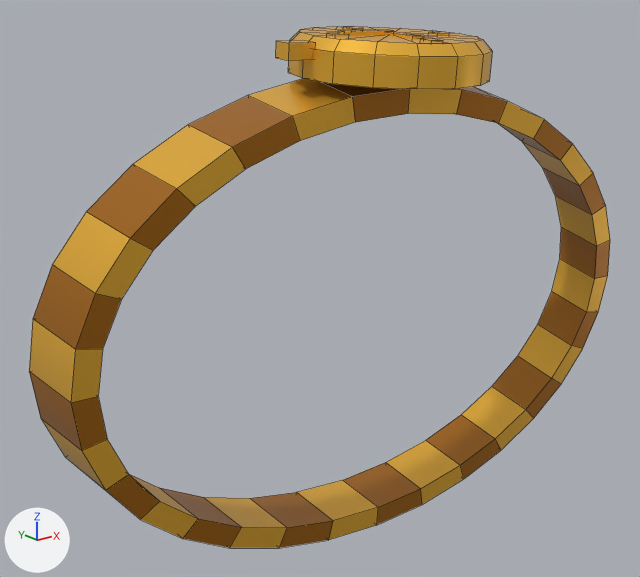
Two versions of the FBX model Assets/ZonkContent/Art/Models/Wrist/Wrist_GoldWatch.fbx, one commit apart.
Camera for both pictures: a 50 mm camera at (-0.544, -0.201, 0.27) aimed at (-0.101, 0.352, 0.049). The axes (+X, +Y, +Z) are drawn at lower left. The lights are the same throughout. The picture after the commit comes second. Mesh edges are drawn as thin lines. Where no turn or scale is listed for an object, it has been applied to the vertices.

Names of what the first picture shows: 'Wrist_GoldWatch'.
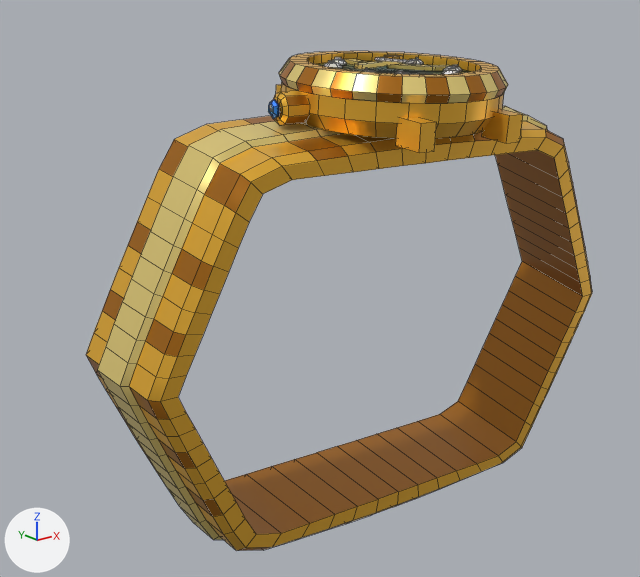
Boxes (x1, y1, x2, y2) around the edits, measured in the pictures (640 x 577 px; the box of a moved part takes in the faces that stretch with it):
'Wrist_GoldWatch', reshaped (13% narrower)
    before: (29, 27, 610, 548)
    after: (86, 51, 592, 551)
part 1 of me_wrist_goldwatch, moved or reshaped (not visible afterwards)
    before: (421, 39, 443, 42)
part 2 of me_wrist_goldwatch, moved or reshaped
    before: (388, 32, 424, 39)
    after: (398, 70, 404, 73)
part 3 of me_wrist_goldwatch, moved or reshaped (not visible afterwards)
    before: (338, 30, 394, 36)
part 4 of me_wrist_goldwatch, moved or reshaped (not visible afterwards)
    before: (327, 33, 349, 36)
part 5 of me_wrist_goldwatch, moved or reshaped
    before: (276, 40, 316, 61)
    after: (328, 60, 335, 63)
part 6 of me_wrist_goldwatch, moved or reshaped
    before: (343, 27, 363, 30)
    after: (344, 59, 367, 65)
part 7 of me_wrist_goldwatch, moved or reshaped (not visible afterwards)
    before: (429, 32, 449, 35)
part 8 of me_wrist_goldwatch, added
    after: (433, 65, 451, 71)
part 9 of me_wrist_goldwatch, added
    after: (387, 64, 433, 71)
part 10 of me_wrist_goldwatch, rebuilt (13% narrower)
    before: (29, 79, 610, 548)
    after: (86, 106, 592, 551)
part 11 of me_wrist_goldwatch, rebuilt
    before: (288, 27, 493, 90)
    after: (317, 63, 469, 74)
part 12 of me_wrist_goldwatch, built on (brown)
    after: (268, 51, 523, 153)

What changed in the scene script:
```text
Change me_wrist_goldwatch:
    used by ob_wrist_goldwatch; location = (0.0, 0.0, 0.0)
    remove me_wrist_goldwatch.from_pydata(...)  # 268 vertices, 282 faces; spans x -0.339..0.226, y 0.239..0.395, z -0.175..0.258
    add me_wrist_goldwatch.from_pydata(...)  # 1264 vertices, 1264 faces; spans x -0.299..0.184, y 0.215..0.41, z -0.149..0.238
    me_wrist_goldwatch part 1: the loose piece of 8 vertices spanning x -0.072..-0.06, y 0.261..0.274, z 0.247..0.251 is scaled about its middle by (0.916, 1.64, 1.05), then moved by (-0.001, -0.005, -0.026)
    me_wrist_goldwatch part 2: the loose piece of 8 vertices spanning x -0.07..-0.056, y 0.282..0.316, z 0.249..0.255 is scaled about its middle by (0.123, 0.157, 0.319), then moved by (-0.028, -0.027, -0.023)
    me_wrist_goldwatch part 3: the loose piece of 8 vertices spanning x -0.107..-0.061, y 0.311..0.324, z 0.251..0.256 is multiplied about its middle by the matrix ((0.058, -0.104, -0.008), (0.104, 0.058, -0.004), (0.007, -0.005, 0.119)), then moved by (-0.022, -0.026, -0.024)
    me_wrist_goldwatch part 4: the loose piece of 8 vertices spanning x -0.117..-0.104, y 0.314..0.326, z 0.251..0.255 is scaled about its middle by (1.64, 0.916, 0.994), then moved by (-0.001, -0.005, -0.026)
    me_wrist_goldwatch part 5: the loose piece of 8 vertices spanning x -0.158..-0.135, y 0.313..0.334, z 0.237..0.25 is scaled about its middle by (0.238, 0.0765, 0.124), then moved by (0.045, 0.015, -0.01)
    me_wrist_goldwatch part 6: the loose piece of 8 vertices spanning x -0.064..-0.052, y 0.357..0.371, z 0.254..0.258 is scaled about its middle by (0.916, 1.64, 1.05), then moved by (-0.001, -0.005, -0.026)
    me_wrist_goldwatch part 7: the loose piece of 8 vertices spanning x -0.02..-0.007, y 0.305..0.318, z 0.251..0.254 is multiplied about its middle by the matrix ((-0.005, -0.298, -0.023), (0.298, -0.003, -0.02), (0.02, -0.024, 0.297)), then moved by (-0.021, 0.037, -0.018)
    me_wrist_goldwatch part 8: the loose piece of 8 vertices spanning x -0.02..-0.007, y 0.305..0.318, z 0.251..0.254 is copied, and the copy is scaled about its middle by (1.64, 0.916, 0.994), then moved by (-0.001, -0.005, -0.025); it spans x -0.025..-0.004, y 0.3..0.312, z 0.225..0.229
    me_wrist_goldwatch part 9: the loose piece of 8 vertices spanning x -0.07..-0.056, y 0.282..0.316, z 0.249..0.255 is copied, and the copy is multiplied about its middle by the matrix ((0.656, -0.779, -0.06), (0.779, 0.658, -0.022), (0.056, -0.032, 1.018)), then moved by (0.009, 0.002, -0.022); it spans x -0.069..-0.038, y 0.285..0.317, z 0.227..0.232
    me_wrist_goldwatch part 10: the loose piece of 128 vertices spanning x -0.339..0.226, y 0.275..0.389, z -0.175..0.225 is rebuilt with 600 vertices and now spans x -0.299..0.184, y 0.252..0.399, z -0.149..0.196
    me_wrist_goldwatch part 11: the loose piece of 50 vertices spanning x -0.139..0.016, y 0.239..0.395, z 0.218..0.258 is rebuilt with 49 vertices and now spans x -0.129..0.003, y 0.245..0.377, z 0.217..0.23
    me_wrist_goldwatch part 12: 34 vertices removed from x -0.122..-0.001, y 0.255..0.377, z 0.241..0.255; 503 vertices added at x -0.171..0.025, y 0.215..0.41, z 0.179..0.238
    other edits to the shape of me_wrist_goldwatch do not show in these pictures
```
